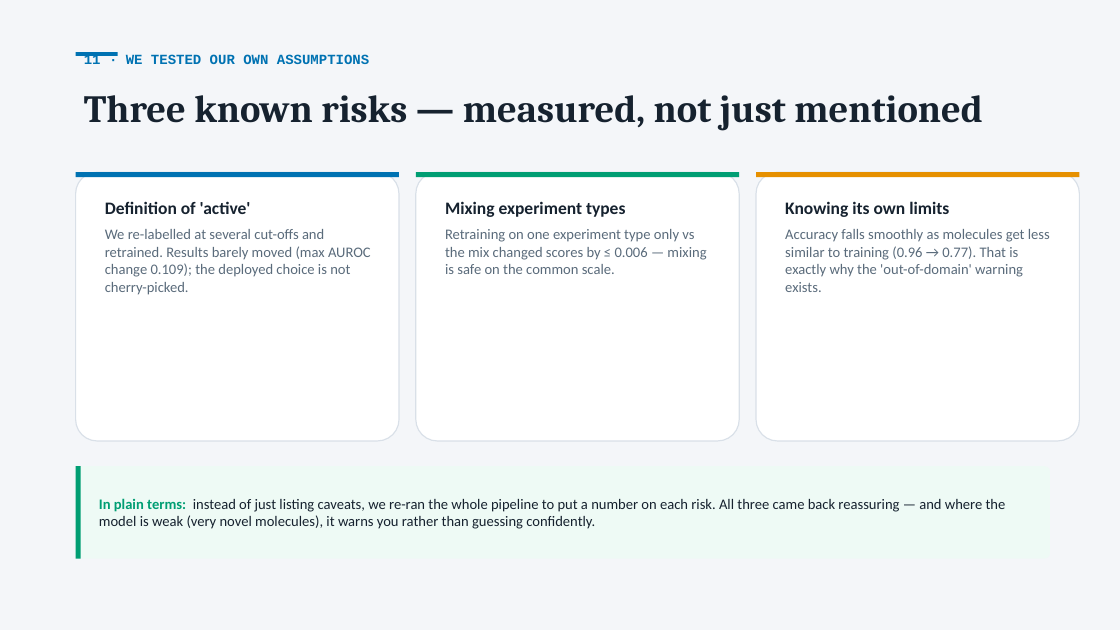
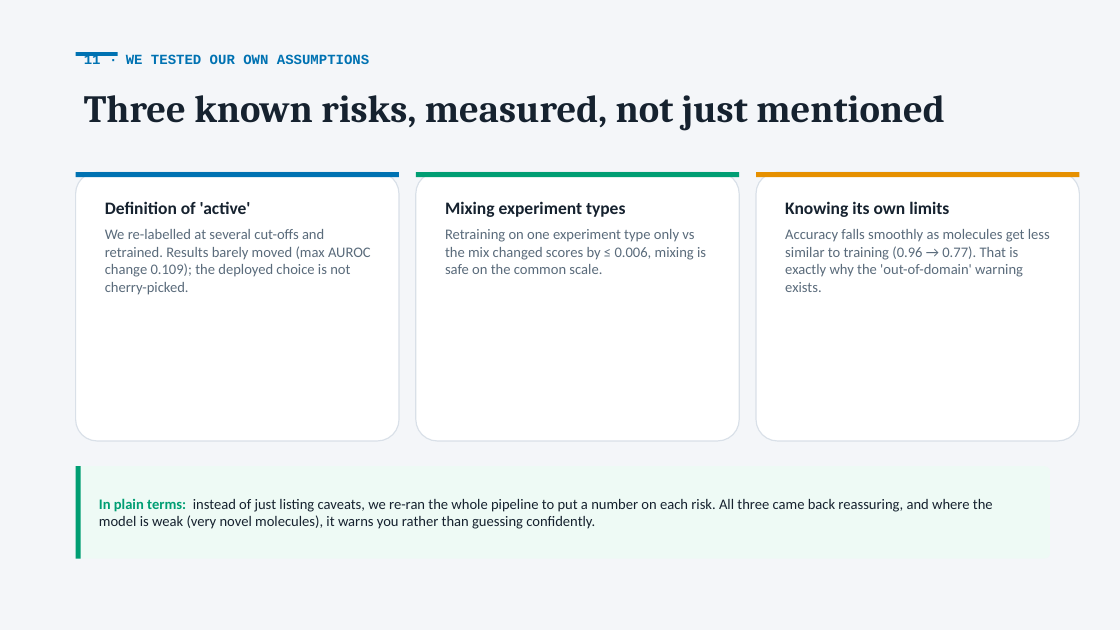
Before and after one commit to krishna-g-999/brainsafe-ai, a slide deck: slide 12 of BrainSafe_AI_Presentation.pptx. Drawn at 1120x630 pixels with LibreOffice and Linux fonts; fonts in the diff are those of the drawing. Boxes give left, top, right and bottom in pixels: in the first picture for what was removed or moved away, otherwise in the second. Text is boxed around its words. In the diff, an @@ line names an element or a change of style, - is before the commit and + after.

```diff
--- a/BrainSafe_AI_Presentation.pptx
+++ b/BrainSafe_AI_Presentation.pptx
@@ text at box(84, 95, 945, 131): text changed @@
-Three known risks — measured, not just mentioned
+Three known risks, measured, not just mentioned
@@ text at box(445, 229, 706, 274): text changed @@
-Retraining on one experiment type only vs the mix changed scores by ≤ 0.006 — mixing is safe on the common scale.
+Retraining on one experiment type only vs the mix changed scores by ≤ 0.006, mixing is safe on the common scale.
@@ text at box(99, 498, 993, 529): text changed @@
-In plain terms: instead of just listing caveats, we re-ran the whole pipeline to put a number on each risk. All three came back reassuring — and where the model is weak (very novel molecules), it warns you rather than guessing confidently.
+In plain terms: instead of just listing caveats, we re-ran the whole pipeline to put a number on each risk. All three came back reassuring, and where the model is weak (very novel molecules), it warns you rather than guessing confidently.
```
Also in this commit, not shown: 15 other slides changed, 19 other files.
